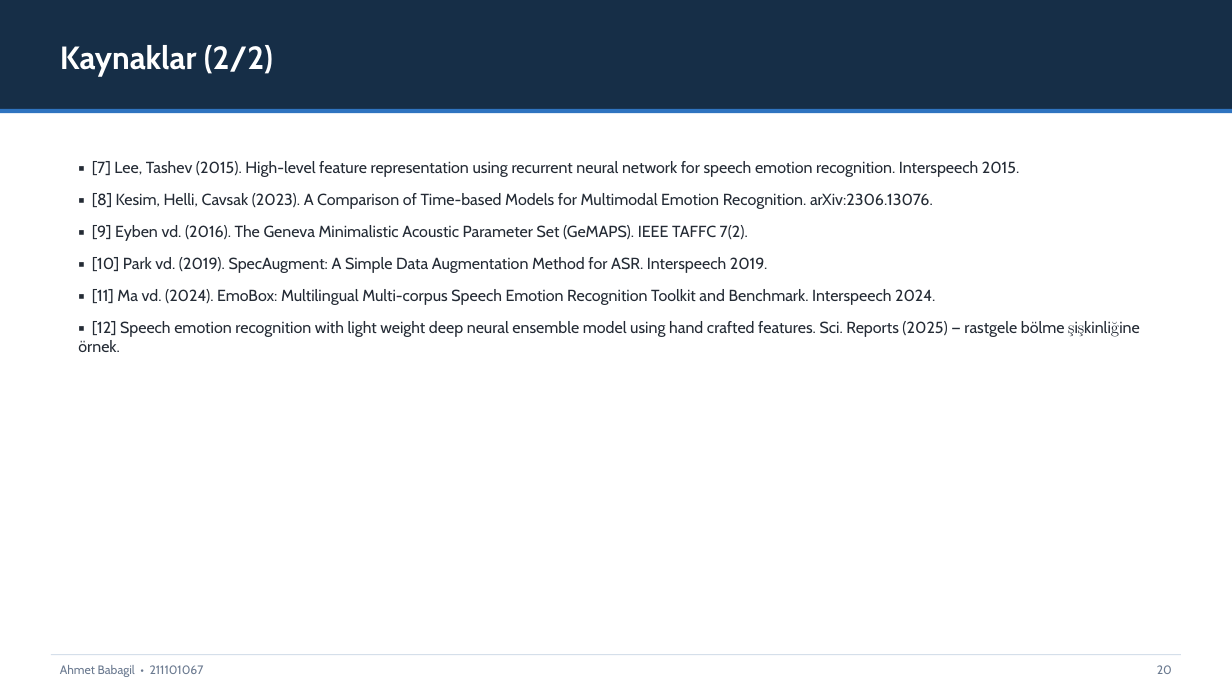
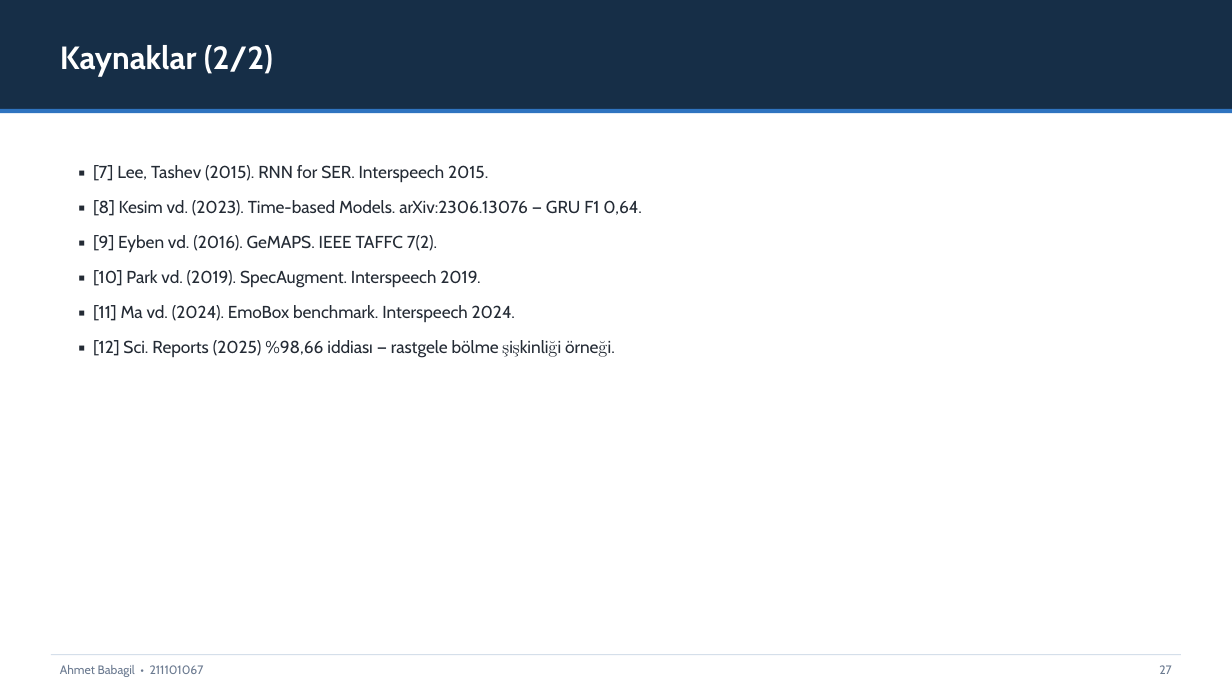
Before and after one commit to AhmetBabagil/speech-emotion-recognition, a slide deck: slide 27 of final/SUNUM_FINAL.pptx (slide 20 before the commit). Drawn at 1232x693 pixels with LibreOffice and Linux fonts; fonts in the diff are those of the drawing. Boxes give left, top, right and bottom in pixels: in the first picture for what was removed or moved away, otherwise in the second. Text is boxed around its words. In the diff, an @@ line names an element or a change of style, - is before the commit and + after.

```diff
--- a/final/SUNUM_FINAL.pptx
+++ b/final/SUNUM_FINAL.pptx
@@ text at [93,165,641,358]: text changed; size 12.5 to 13.5 pt @@
-▪ [7] Lee, Tashev (2015). High-level feature representation using recurrent neural network for speech emotion recognition. Interspeech 2015.
-▪ [8] Kesim, Helli, Cavsak (2023). A Comparison of Time-based Models for Multimodal Emotion Recognition. arXiv:2306.13076.
-▪ [9] Eyben vd. (2016). The Geneva Minimalistic Acoustic Parameter Set (GeMAPS). IEEE TAFFC 7(2).
-▪ [10] Park vd. (2019). SpecAugment: A Simple Data Augmentation Method for ASR. Interspeech 2019.
-▪ [11] Ma vd. (2024). EmoBox: Multilingual Multi-corpus Speech Emotion Recognition Toolkit and Benchmark. Interspeech 2024.
-▪ [12] Speech emotion recognition with light weight deep neural ensemble model using hand crafted features. Sci. Reports (2025) — rastgele bölme şişkinliğine örnek.
+▪ [7] Lee, Tashev (2015). RNN for SER. Interspeech 2015.
+▪ [8] Kesim vd. (2023). Time-based Models. arXiv:2306.13076 — GRU F1 0,64.
+▪ [9] Eyben vd. (2016). GeMAPS. IEEE TAFFC 7(2).
+▪ [10] Park vd. (2019). SpecAugment. Interspeech 2019.
+▪ [11] Ma vd. (2024). EmoBox benchmark. Interspeech 2024.
+▪ [12] Sci. Reports (2025) %98,66 iddiası — rastgele bölme şişkinliği örneği.
@@ text at [1159,665,1171,674]: text changed @@
-20
+27
```
Also in this commit, not shown: 17 other slides changed, 9 slides added, 2 slides removed, 12 other files.
